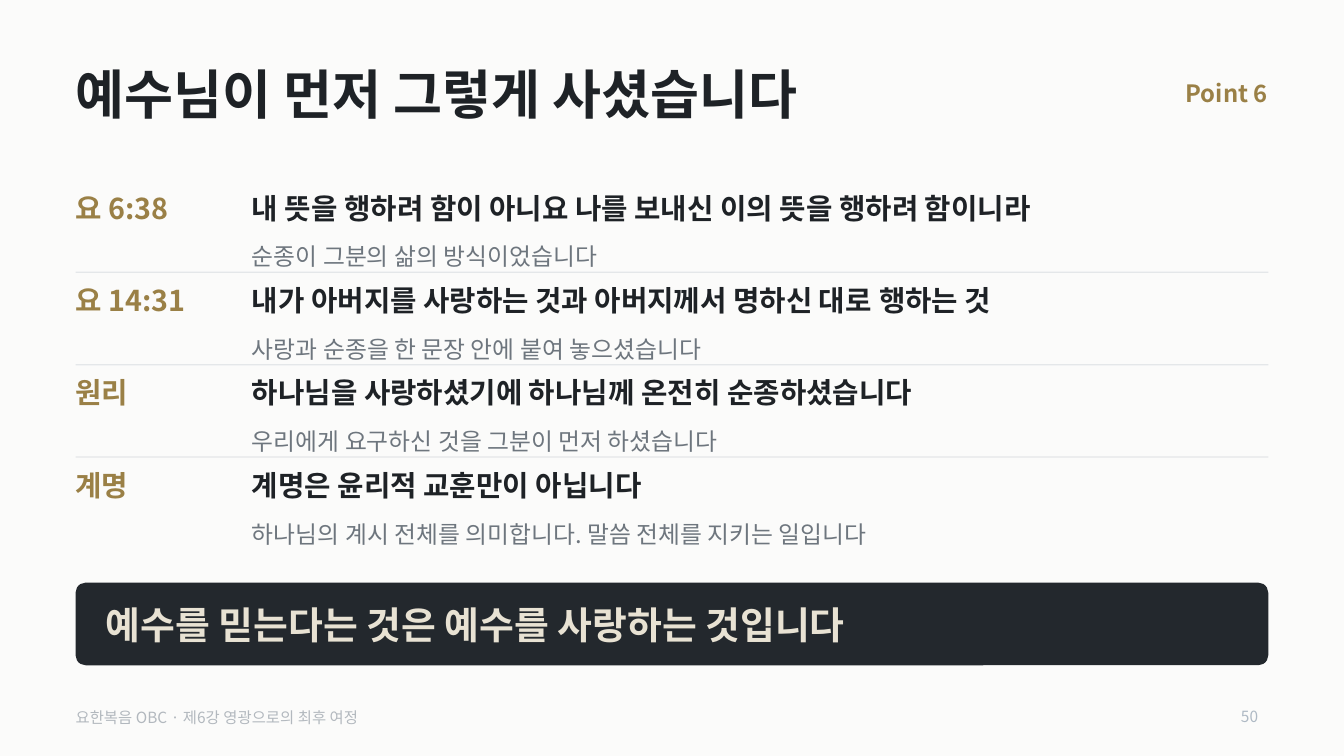
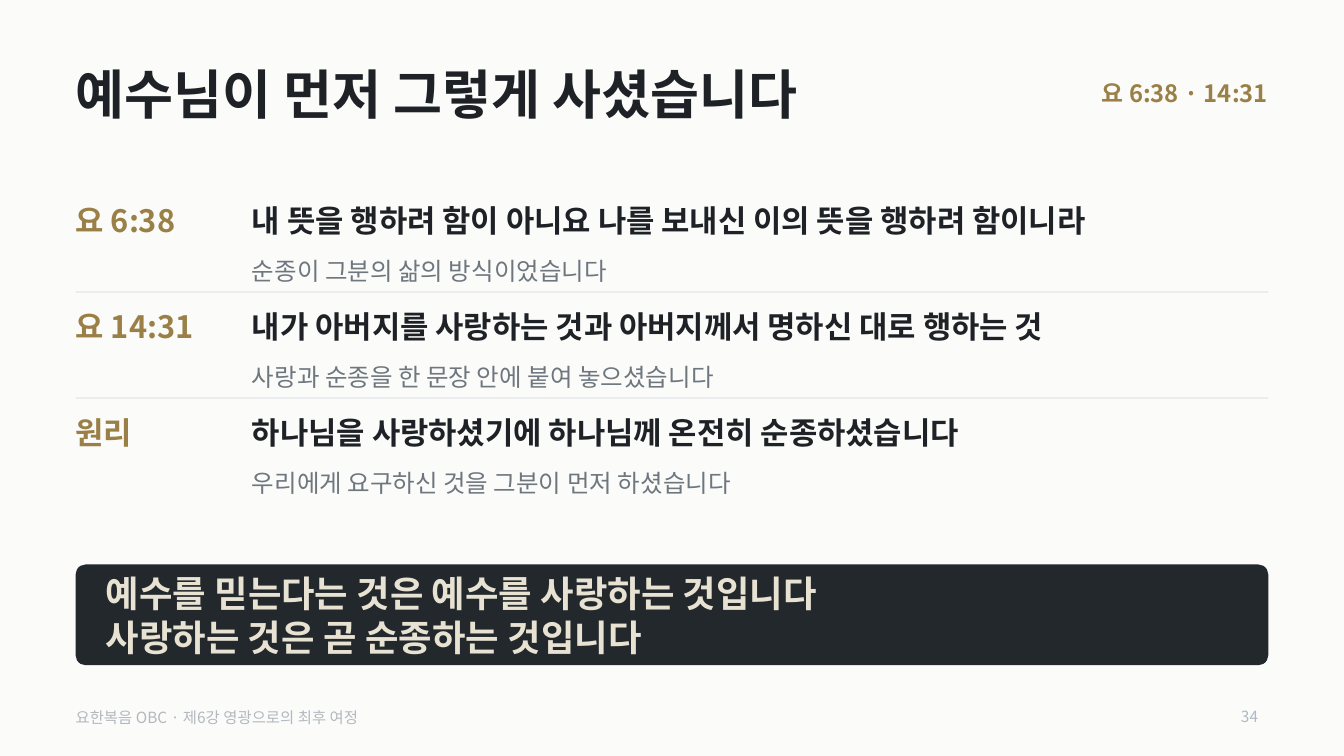
Before and after one commit to mio-modu/bible_GospelofJohn, a slide deck: slide 34 of dist/요한복음_6강_영광으로의_최후_여정.pptx (slide 50 before the commit). Drawn at 1344x756 pixels with LibreOffice and Linux fonts; fonts in the diff are those of the drawing. Boxes give left, top, right and bottom in pixels: in the first picture for what was removed or moved away, otherwise in the second. Text is boxed around its words. In the diff, an @@ line names an element or a change of style, - is before the commit and + after.

```diff
--- a/dist/요한복음_6강_영광으로의_최후_여정.pptx
+++ b/dist/요한복음_6강_영광으로의_최후_여정.pptx
@@ text at [1102, 83, 1268, 103]: text changed @@
-Point 6
+요 6:38 · 14:31
@@ text "요 6:38": place and size @@
-text "요 6:38" at [76, 196, 169, 220]
+text "요 6:38" at [76, 207, 175, 233]
@@ text "내 뜻을 행하려 함이 아니요 ...": place and size @@
-text "내 뜻을 행하려 함이 아니요 ..." at [252, 194, 1031, 222]
+text "내 뜻을 행하려 함이 아니요 ..." at [252, 206, 1085, 235]
@@ text "순종이 그분의 삶의 방식이었습니다": place and size @@
-text "순종이 그분의 삶의 방식이었습니다" at [252, 245, 597, 267]
+text "순종이 그분의 삶의 방식이었습니다" at [252, 260, 607, 282]
@@ rectangle: place and size @@
-rectangle at [76, 272, 1268, 273]
+rectangle at [76, 291, 1268, 292]
@@ 3 texts: place and size @@
-3 texts at [76, 287, 991, 360]
+3 texts at [76, 312, 1043, 388]
@@ size 20.5 to 22 pt in 6 elements at [252, 206, 1085, 235], [76, 207, 175, 233], [252, 312, 1043, 341], [76, 313, 194, 339], [252, 418, 959, 447], [76, 418, 133, 447] @@
@@ text "원리": place and size @@
-text "원리" at [76, 379, 129, 406]
+text "원리" at [76, 418, 133, 447]
@@ rectangle: place and size @@
-rectangle at [76, 364, 1268, 365]
+rectangle at [76, 397, 1268, 398]
@@ text "하나님을 사랑하셨기에 하나님께 온전히 순종하셨습니다": place and size @@
-text "하나님을 사랑하셨기에 하나님께 온전히 순종하셨습니다" at [252, 379, 912, 406]
+text "하나님을 사랑하셨기에 하나님께 온전히 순종하셨습니다" at [252, 418, 959, 447]
@@ rectangle removed at [76, 457, 1268, 458] @@
@@ text removed at [76, 472, 129, 499] @@
-계명
@@ size 17 to 17.5 pt in 3 elements at [252, 260, 607, 282], [252, 366, 713, 388], [252, 472, 731, 494] @@
@@ text "우리에게 요구하신 것을 그분이 먼저 ...": place and size @@
-text "우리에게 요구하신 것을 그분이 먼저 ..." at [252, 430, 718, 452]
+text "우리에게 요구하신 것을 그분이 먼저 ..." at [252, 472, 731, 494]
@@ text removed at [252, 472, 642, 499] @@
-계명은 윤리적 교훈만이 아닙니다
@@ text removed at [252, 523, 867, 545] @@
-하나님의 계시 전체를 의미합니다. 말씀 전체를 지키는 일입니다
@@ rounded rectangle: place and size @@
-rounded rectangle at [76, 583, 1268, 665]
+rounded rectangle at [76, 565, 1268, 665]
@@ rounded rectangle at [76, 565, 1268, 665]: proportions changed @@
@@ text "예수를 믿는다는 것은 예수를 사랑하는 ...": place and size @@
-text "예수를 믿는다는 것은 예수를 사랑하는 ..." at [106, 607, 844, 643]
+text "예수를 믿는다는 것은 예수를 사랑하는 ..." at [106, 576, 817, 655]
@@ text at [106, 576, 817, 611]: size 27 to 26 pt in "예수를 믿는다는 것은 예수를 사랑하는 것입니다" @@
@@ text at [106, 620, 642, 655]: paragraph added @@
+사랑하는 것은 곧 순종하는 것입니다
@@ page number at [1241, 711, 1258, 722]: text changed @@
-50
+34
```
Also in this commit, not shown: 17 other slides changed, 22 slides removed, 12 other files.
